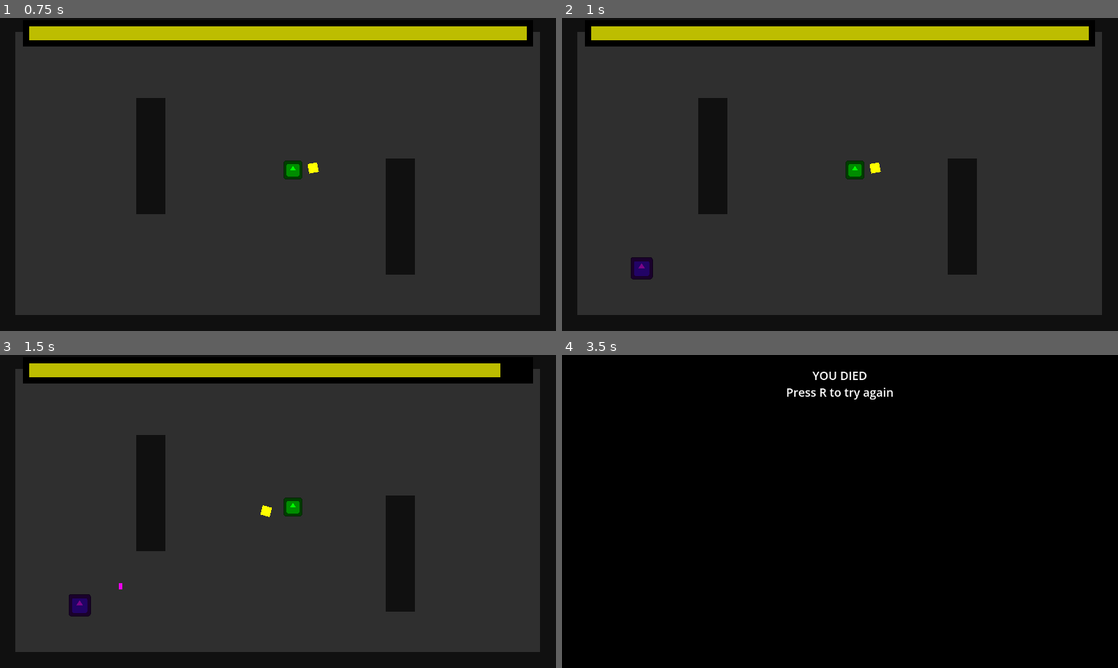
Above: before the commit, frames 1-4 (two rows, left to right).
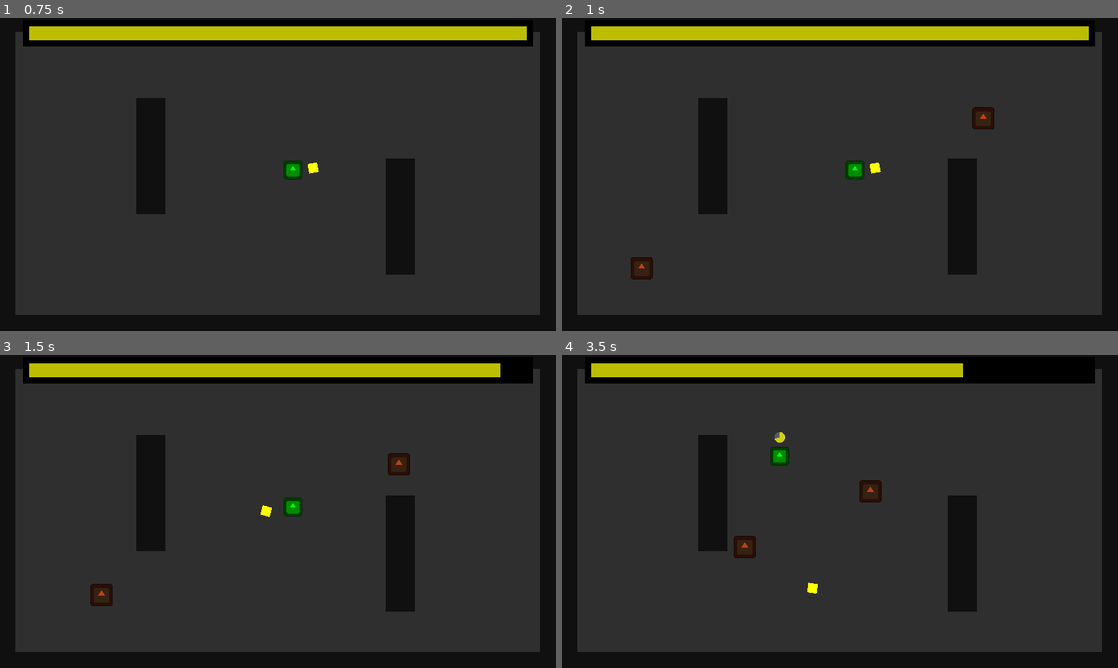
Above: after the commit, the same moments.

Repository: DeepRestGames/pirate-software-game-jam-16
Game: Godot game, scene res://Scenes/Tests/Test_MainCharacterAvoidDanger.tscn
The game is run twice, just before and just after one commit, with the same random seed, the same clock (stepped at 60 frames per second) and the same inputs. Before the commit the project starts from res://Scenes/Tests/TestRangedEnemies_MainScene.tscn. The engine's default icon, where the game draws it, is replaced by a stand-in: a white triangle on a blue panel in a dark square.
Inputs (mouse positions are in pixels of both pictures, inside the frame that each line leads up to):
- Up to frame 1 (0.75 s): tap Enter at 0.5 s; move the mouse to (400, 158) at 0.52 s; hold Right mouse button (teleport_boomerang) from 0.53 s (still down)
- Up to frame 2 (1 s): keep holding Right mouse button (teleport_boomerang)
- Up to frame 3 (1.5 s): move the mouse to (166, 527) at 1.27 s; release Right mouse button (teleport_boomerang) at 1.28 s; click (166, 527) at 1.35 s
- Up to frame 4 (3.5 s): move the mouse to (895, 442) at 2.02 s; hold Right mouse button (teleport_boomerang) 2.03-2.78 s; move the mouse to (812, 574) at 2.77 s; click (812, 574) at 2.85 s

Frame 1 is identical in both runs. In frame 2, 0.5% of the frame differs, in the area x 12-78%, y 28-84%; in frame 3, 0.8%; in frame 4, 80%, in the area x 2-98%, y 2-95%.

Commit message:
First enemy avoidance

Diff:
--- a/Scenes/Enemies/EnemyWalking.tscn
+++ b/Scenes/Enemies/EnemyWalking.tscn
@@ -12,6 +12,7 @@
 motion_mode = 1
 wall_min_slide_angle = 0.0
 script = ExtResource("1_5dndt")
+MOVEMENT_SPEED = 100.0
 
 [node name="Sprite2D" type="Sprite2D" parent="."]
 modulate = Color(0.764706, 0.243137, 0.0941176, 1)
--- a/Scenes/MainCharacter.tscn
+++ b/Scenes/MainCharacter.tscn
@@ -10,6 +10,9 @@
 
 [sub_resource type="RectangleShape2D" id="RectangleShape2D_38nh8"]
 size = Vector2(30, 30)
+
+[sub_resource type="CircleShape2D" id="CircleShape2D_ko1v6"]
+radius = 300.0
 
 [node name="MainCharacter" type="CharacterBody2D" groups=["MainCharacter"]]
 collision_mask = 14
@@ -75,4 +78,14 @@
 tint_under = Color(0.431373, 0.431373, 0.431373, 0.705882)
 tint_progress = Color(1, 1, 0, 0.705882)
 
+[node name="EnemyAvoidanceArea" type="Area2D" parent="."]
+collision_layer = 0
+collision_mask = 4
+monitorable = false
+
+[node name="CollisionShape2D" type="CollisionShape2D" parent="EnemyAvoidanceArea"]
+shape = SubResource("CircleShape2D_ko1v6")
+
 [connection signal="timeout" from="PathCalculationTimer" to="." method="_on_path_calculation_timer_timeout"]
+[connection signal="body_entered" from="EnemyAvoidanceArea" to="." method="_on_enemy_avoidance_area_body_entered"]
+[connection signal="body_exited" from="EnemyAvoidanceArea" to="." method="_on_enemy_avoidance_area_body_exited"]
--- /dev/null
+++ b/Scenes/Tests/Test_MainCharacterAvoidDanger.tscn
@@ -0,0 +1,136 @@
+[gd_scene load_steps=10 format=3 uid="uid://t1mct5q7udy1"]
+
+[ext_resource type="Texture2D" uid="uid://ctdwfv58t2cdu" path="res://Assets/Placeholders/WhiteSprites.png" id="1_0otvb"]
+[ext_resource type="PackedScene" uid="uid://l8vxen63cqn3" path="res://Scenes/Enemies/EnemySpawnPoint.tscn" id="2_ur1wo"]
+[ext_resource type="PackedScene" uid="uid://1jxgf3akb6ir" path="res://Scenes/Enemies/EnemyWalking.tscn" id="3_4sptg"]
+[ext_resource type="PackedScene" uid="uid://blwtacw6rbdye" path="res://Scenes/MainCharacter.tscn" id="4_7pin4"]
+[ext_resource type="PackedScene" uid="uid://b5p4evkgrownv" path="res://Scenes/Boomerang.tscn" id="5_23j0a"]
+[ext_resource type="PackedScene" uid="uid://dwmnwwfbcm0xb" path="res://Scenes/UI.tscn" id="6_krcw2"]
+
+[sub_resource type="NavigationPolygon" id="NavigationPolygon_41o6l"]
+vertices = PackedVector2Array(482.656, 355.344, 893.656, 475.328, -898.344, 475.328, 362.656, 355.344, -379.344, 146.344, 362.656, -64.6563, -499.344, 146.344, -898.344, -481.656, -499.344, -273.656, 893.656, -481.656, -379.344, -273.656, 482.656, -64.6563)
+polygons = Array[PackedInt32Array]([PackedInt32Array(0, 1, 2, 3), PackedInt32Array(3, 2, 4, 5), PackedInt32Array(6, 4, 2), PackedInt32Array(6, 2, 7, 8), PackedInt32Array(8, 7, 9, 10), PackedInt32Array(9, 1, 0, 11), PackedInt32Array(10, 9, 11, 5), PackedInt32Array(10, 5, 4)])
+outlines = Array[PackedVector2Array]([PackedVector2Array(-933.333, -520, -938.333, 516.667, 940, 516.667, 930, -515)])
+
+[sub_resource type="RectangleShape2D" id="RectangleShape2D_k3fm6"]
+
+[sub_resource type="QuadMesh" id="QuadMesh_sps2i"]
+size = Vector2(20, 20)
+
+[node name="MainScene" type="Node2D"]
+scale = Vector2(0.6, 0.6)
+
+[node name="Environment" type="Node2D" parent="."]
+
+[node name="NavigationRegion2D" type="NavigationRegion2D" parent="Environment"]
+navigation_polygon = SubResource("NavigationPolygon_41o6l")
+
+[node name="Ground" type="Sprite2D" parent="Environment/NavigationRegion2D"]
+modulate = Color(0.184713, 0.184713, 0.184713, 1)
+scale = Vector2(19.06, 10.44)
+texture = ExtResource("1_0otvb")
+
+[node name="Walls" type="Node2D" parent="Environment/NavigationRegion2D"]
+
+[node name="StaticBody2D" type="StaticBody2D" parent="Environment/NavigationRegion2D/Walls"]
+position = Vector2(-938.333, 4.33334)
+scale = Vector2(3, 60)
+collision_layer = 8
+collision_mask = 0
+
+[node name="CollisionShape2D" type="CollisionShape2D" parent="Environment/NavigationRegion2D/Walls/StaticBody2D"]
+shape = SubResource("RectangleShape2D_k3fm6")
+
+[node name="MeshInstance2D" type="MeshInstance2D" parent="Environment/NavigationRegion2D/Walls/StaticBody2D"]
+modulate = Color(0.0648403, 0.0648403, 0.0648403, 1)
+mesh = SubResource("QuadMesh_sps2i")
+
+[node name="StaticBody2D2" type="StaticBody2D" parent="Environment/NavigationRegion2D/Walls"]
+position = Vector2(933.667, 4.33334)
+scale = Vector2(3, 60)
+collision_layer = 8
+collision_mask = 0
+
+[node name="CollisionShape2D" type="CollisionShape2D" parent="Environment/NavigationRegion2D/Walls/StaticBody2D2"]
+shape = SubResource("RectangleShape2D_k3fm6")
+
+[node name="MeshInstance2D" type="MeshInstance2D" parent="Environment/NavigationRegion2D/Walls/StaticBody2D2"]
+modulate = Color(0.0648403, 0.0648403, 0.0648403, 1)
+mesh = SubResource("QuadMesh_sps2i")
+
+[node name="StaticBody2D3" type="StaticBody2D" parent="Environment/NavigationRegion2D/Walls"]
+position = Vector2(-4.33325, -521.667)
+rotation = -1.57079
+scale = Vector2(3, 100)
+collision_layer = 8
+collision_mask = 0
+
+[node name="CollisionShape2D" type="CollisionShape2D" parent="Environment/NavigationRegion2D/Walls/StaticBody2D3"]
+shape = SubResource("RectangleShape2D_k3fm6")
+
+[node name="MeshInstance2D" type="MeshInstance2D" parent="Environment/NavigationRegion2D/Walls/StaticBody2D3"]
+modulate = Color(0.0648403, 0.0648403, 0.0648403, 1)
+mesh = SubResource("QuadMesh_sps2i")
+
+[node name="StaticBody2D4" type="StaticBody2D" parent="Environment/NavigationRegion2D/Walls"]
+position = Vector2(-4.33325, 515.333)
+rotation = -1.57079
+scale = Vector2(3, 100)
+collision_layer = 8
+collision_mask = 0
+
+[node name="CollisionShape2D" type="CollisionShape2D" parent="Environment/NavigationRegion2D/Walls/StaticBody2D4"]
+shape = SubResource("RectangleShape2D_k3fm6")
+
+[node name="MeshInstance2D" type="MeshInstance2D" parent="Environment/NavigationRegion2D/Walls/StaticBody2D4"]
+modulate = Color(0.0648403, 0.0648403, 0.0648403, 1)
+mesh = SubResource("QuadMesh_sps2i")
+
+[node name="StaticBody2D5" type="StaticBody2D" parent="Environment/NavigationRegion2D/Walls"]
+position = Vector2(-439.333, -63.6667)
+scale = Vector2(5, 20)
+collision_layer = 8
+collision_mask = 0
+
+[node name="CollisionShape2D" type="CollisionShape2D" parent="Environment/NavigationRegion2D/Walls/StaticBody2D5"]
+shape = SubResource("RectangleShape2D_k3fm6")
+
+[node name="MeshInstance2D" type="MeshInstance2D" parent="Environment/NavigationRegion2D/Walls/StaticBody2D5"]
+modulate = Color(0.0648403, 0.0648403, 0.0648403, 1)
+mesh = SubResource("QuadMesh_sps2i")
+
+[node name="StaticBody2D6" type="StaticBody2D" parent="Environment/NavigationRegion2D/Walls"]
+position = Vector2(422.667, 145.333)
+scale = Vector2(5, 20)
+collision_layer = 8
+collision_mask = 15
+
+[node name="CollisionShape2D" type="CollisionShape2D" parent="Environment/NavigationRegion2D/Walls/StaticBody2D6"]
+shape = SubResource("RectangleShape2D_k3fm6")
+
+[node name="MeshInstance2D" type="MeshInstance2D" parent="Environment/NavigationRegion2D/Walls/StaticBody2D6"]
+modulate = Color(0.0648403, 0.0648403, 0.0648403, 1)
+mesh = SubResource("QuadMesh_sps2i")
+
+[node name="EnemySpawnPoint" parent="." instance=ExtResource("2_ur1wo")]
+position = Vector2(-685, 323.333)
+enemy_scene = ExtResource("3_4sptg")
+max_enemies_number = 1
+
+[node name="EnemySpawnPoint2" parent="." instance=ExtResource("2_ur1wo")]
+position = Vector2(495, -193.333)
+enemy_scene = ExtResource("3_4sptg")
+max_enemies_number = 1
+
+[node name="Camera2D" type="Camera2D" parent="."]
+
+[node name="MainCharacter" parent="." node_paths=PackedStringArray("flying_boomerang") instance=ExtResource("4_7pin4")]
+position = Vector2(51.6667, -15.6667)
+flying_boomerang = NodePath("../Boomerang")
+
+[node name="Boomerang" parent="." instance=ExtResource("5_23j0a")]
+visible = false
+position = Vector2(115.667, -41.6667)
+
+[node name="UI" parent="." instance=ExtResource("6_krcw2")]
+custom_minimum_size = Vector2(1920, 1080)
--- a/Scripts/MainCharacter.gd
+++ b/Scripts/MainCharacter.gd
@@ -19,6 +19,10 @@
 var boomerang_in_hand: bool = true
 var boomerang_just_thrown = false
 
+@export var avoidance_radius := 300
+@export var avoid_weight := 1.5
+var nearby_threats = []
+
 
 func _ready() -> void:
 	EventBus.connect("fly_time_finished", move_to_boomerang)
@@ -39,18 +43,20 @@
 
 func _physics_process(delta: float) -> void:
 	# Get navigation agent path only if boomerang is on the ground
+	var move_vector = Vector2.ZERO
 	if boomerang_on_ground:
-		var direction = to_local(navigation_agent.get_next_path_position()).normalized()
-		velocity = direction * MOVEMENT_SPEED
-	else:
-		velocity = Vector2.ZERO
+		move_vector = to_local(navigation_agent.get_next_path_position()).normalized()
 
-	# If boomerang is in hand, move boomerang around player
-	if boomerang_in_hand:
-		var mouse_position = get_global_mouse_position()
-		var direction = (mouse_position - global_position).normalized()
-		meelee_boomerang.position = direction * MEELEE_BOOMERANG_OFFSET
-		meelee_boomerang.look_at(direction)
+	var avoidance_vector = Vector2.ZERO
+	for threat in nearby_threats:
+		if not threat:
+			continue
+		var to_threat = global_position - threat.global_position
+		if to_threat.length() < avoidance_radius:
+			avoidance_vector += to_threat.normalized() / to_threat.length()
+
+	var final_vector = (move_vector + avoidance_vector * avoid_weight).normalized()
+	velocity = final_vector * MOVEMENT_SPEED
 
 	if move_and_slide():
 		for i in get_slide_collision_count():
@@ -62,9 +68,17 @@
 			if collision.get_collider().is_in_group("Enemies"):
 				take_damage()
 
+
+	# If boomerang is in hand, move boomerang around player
+	if boomerang_in_hand:
+		var mouse_position = get_global_mouse_position()
+		var direction = (mouse_position - global_position).normalized()
+		meelee_boomerang.position = direction * MEELEE_BOOMERANG_OFFSET
+		meelee_boomerang.look_at(direction)
+
+	# Teleport cooldown handling
 	if current_boomerang_teleport_cooldown > 0:
 		current_boomerang_teleport_cooldown -= delta
-
 		var remaining_teleport_cooldown = (current_boomerang_teleport_cooldown * 100) / boomerang_teleport_cooldown
 		teleport_cooldown_progress_bar.value = remaining_teleport_cooldown
 	else:
@@ -119,3 +133,12 @@
 
 func _on_path_calculation_timer_timeout() -> void:
 	make_path()
+
+
+func _on_enemy_avoidance_area_body_entered(body: Node2D) -> void:
+	if body.is_in_group("Enemies"):
+		nearby_threats.append(body)
+
+
+func _on_enemy_avoidance_area_body_exited(body: Node2D) -> void:
+	nearby_threats.erase(body)
--- a/project.godot
+++ b/project.godot
@@ -11,7 +11,7 @@
 [application]
 
 config/name="Wooferang"
-run/main_scene="res://Scenes/Tests/TestRangedEnemies_MainScene.tscn"
+run/main_scene="res://Scenes/Tests/Test_MainCharacterAvoidDanger.tscn"
 config/features=PackedStringArray("4.3", "GL Compatibility")
 config/icon="res://icon.svg"
 
Not shown: 1 places in Scenes/MainCharacter.tscn that only renumber resources
